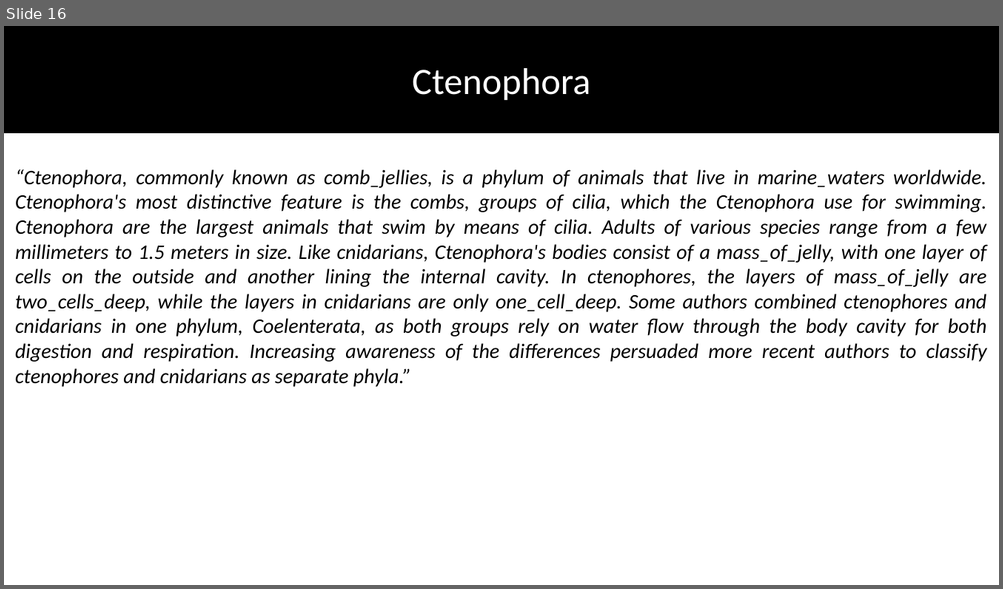
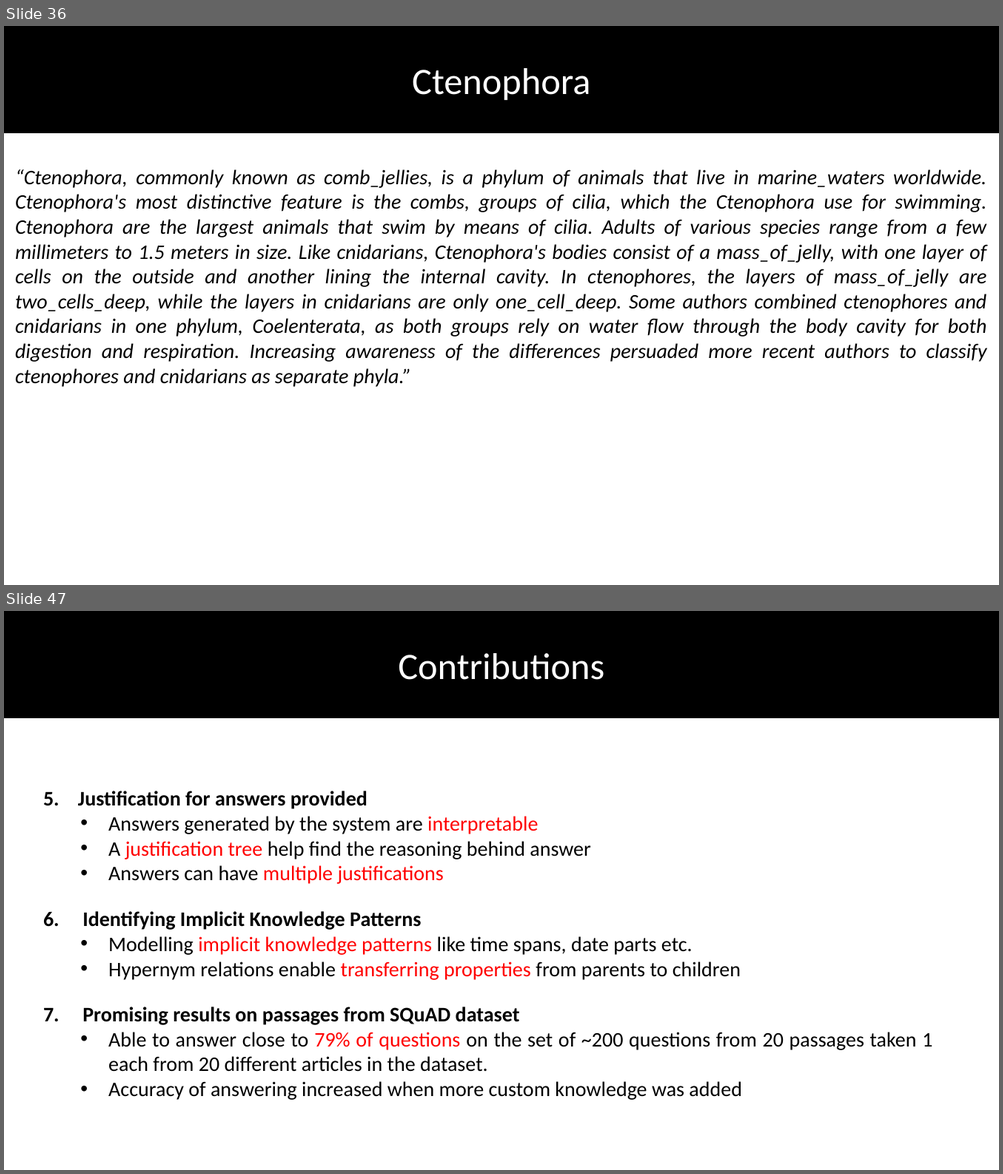
Before and after one commit to DhruvaPendharkar/thesis-project, a slide deck: Notes/ThesisPresentation.pptx. Shown one above the other, each under a label of ours: slide 16 before the commit, slides 36 and 47 after it; the slides between them are not shown. The pictures are 1003x589 and 1003x1174 pixels, drawn with LibreOffice and Linux fonts; fonts in the diff are those of the drawing. Boxes give left, top, right and bottom in pixels: in the first picture for what was removed or moved away, otherwise in the second. Text is boxed around its words. In the diff, an @@ line names an element or a change of style, - is before the commit and + after.

Commit message:
Adding Future Work and Contributions

```diff
--- a/Notes/ThesisPresentation.pptx
+++ b/Notes/ThesisPresentation.pptx
@@ slide 47 added at bbox=[4, 611, 999, 1170], background #FFFFFF @@
@@ rectangle added at bbox=[4, 611, 999, 718], fill #000000, outline #000000 1 pt @@
@@ text added at bbox=[398, 653, 604, 680], 36 pt, text #FFFFFF @@
+Contributions
@@ text added at bbox=[43, 791, 590, 884], 20 pt, text #000000 @@
+5. Justification for answers provided
+  • Answers generated by the system are interpretable
+  • A justification tree help find the reasoning behind answer
+  • Answers can have multiple justifications
@@ text added at bbox=[43, 911, 740, 980], 20 pt, text #000000 @@
+6. Identifying Implicit Knowledge Patterns
+  • Modelling implicit knowledge patterns like time spans, date parts etc.
+  • Hypernym relations enable transferring properties from parents to children
@@ text added at bbox=[43, 1007, 932, 1100], 20 pt, text #000000 @@
+7. Promising results on passages from SQuAD dataset
+  • Able to answer close to 79% of questions on the set of ~200 questions from 20 passages taken 1 each from 20 different articles in the dataset.
+  • Accuracy of answering increased when more custom knowledge was added
@@ what was slide 16 is now slide 36 @@
```
Also in this commit, not shown: 2 slides changed, 12 other slides added.
